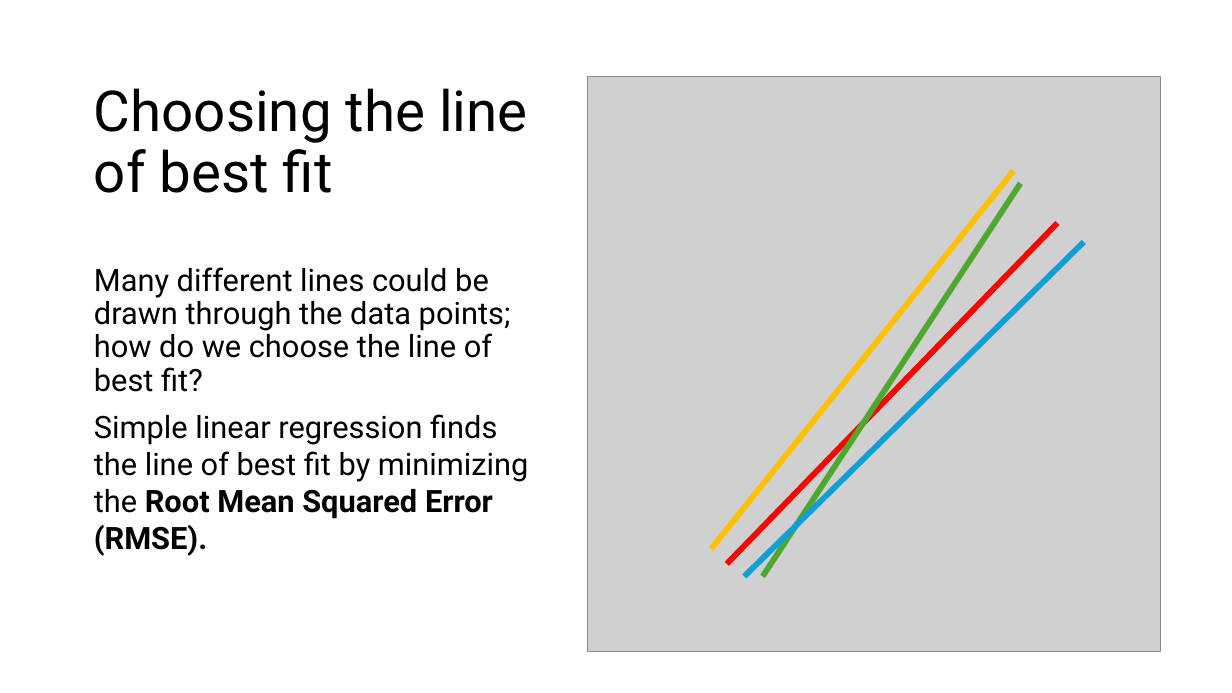
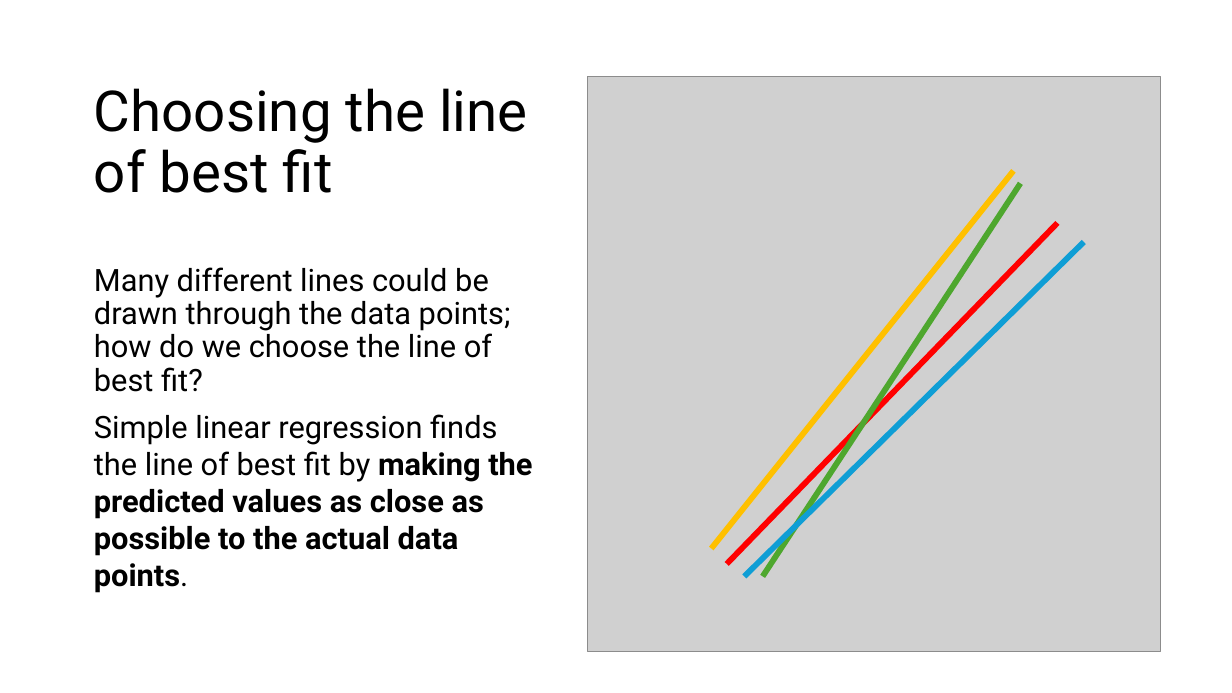
Before and after one commit to juliagallucci/Teaching_demonstrations, a slide deck: slide 14 of slide_decks/Correlation-Regression-demo2.pptx. Drawn at 1232x693 pixels with LibreOffice and Linux fonts; fonts in the diff are those of the drawing; grey boxes stand for pictures. Boxes give left, top, right and bottom in pixels: in the first picture for what was removed or moved away, otherwise in the second. Text is boxed around its words. In the diff, an @@ line names an element or a change of style, - is before the commit and + after.

```diff
--- a/slide_decks/Correlation-Regression-demo2.pptx
+++ b/slide_decks/Correlation-Regression-demo2.pptx
@@ text at (94, 414, 532, 593): text changed; bold on @@
-Simple linear regression finds the line of best fit by minimizing the Root Mean Squared Error (RMSE).
+Simple linear regression finds the line of best fit by making the predicted values as close as possible to the actual data points.
```
Also in this commit, not shown: 5 other slides changed.
